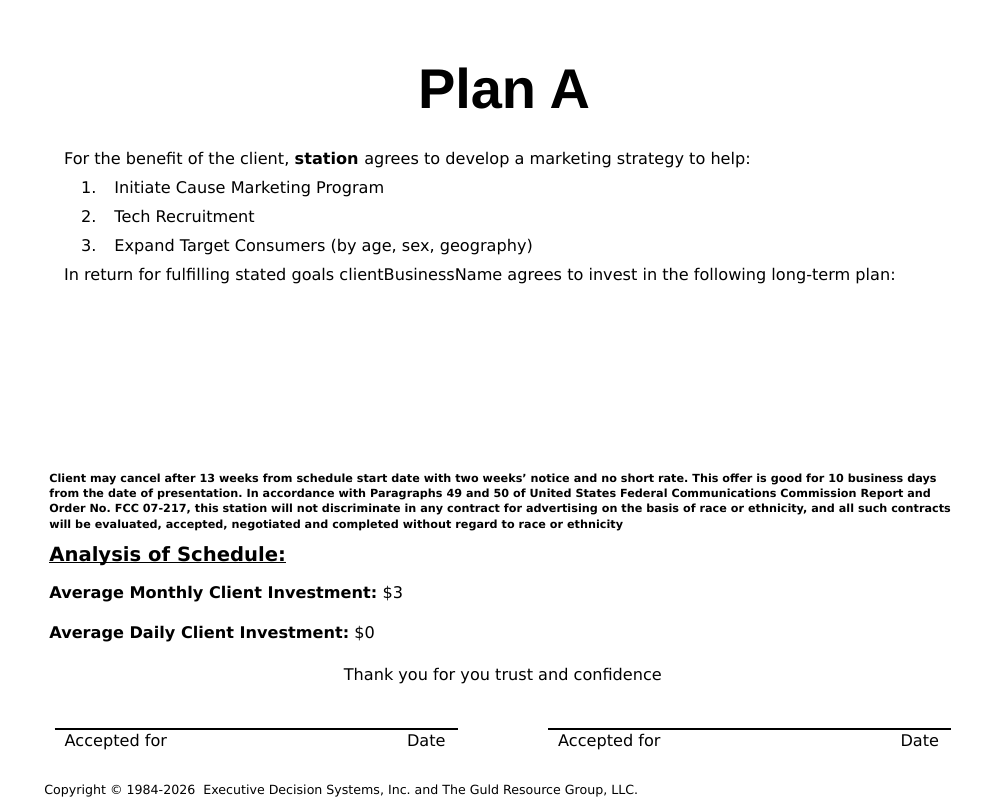
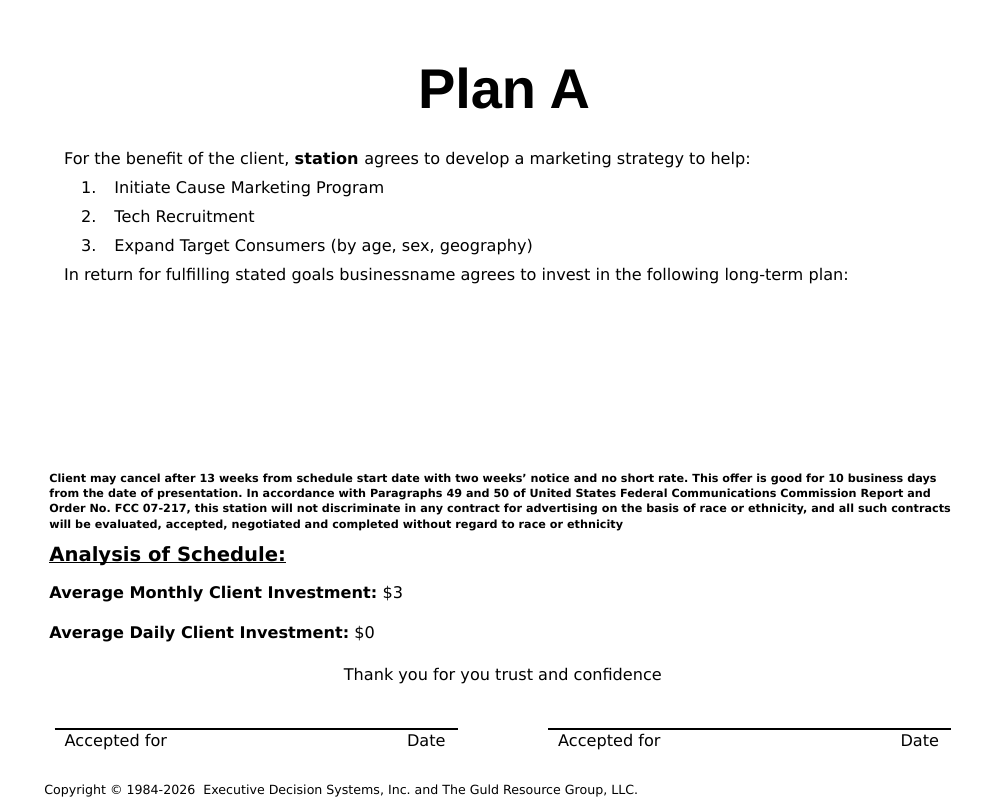
Before and after one commit to hintonandrew510/wizardfrontend, a slide deck: slide 34 of mavenprojectSCR/src/main/resources/powerpointtemplate/tv.pptx. Drawn at 1008x806 pixels with LibreOffice and Linux fonts; fonts in the diff are those of the drawing; background and template pictures are left out. Boxes give left, top, right and bottom in pixels: in the first picture for what was removed or moved away, otherwise in the second. Text is boxed around its words. In the diff, an @@ line names an element or a change of style, - is before the commit and + after.

```diff
--- a/mavenprojectSCR/src/main/resources/powerpointtemplate/tv.pptx
+++ b/mavenprojectSCR/src/main/resources/powerpointtemplate/tv.pptx
@@ text at (x1=64, y1=267, x2=849, y2=284): text changed @@
-In return for fulfilling stated goals clientBusinessName agrees to invest in the following long-term plan:
+In return for fulfilling stated goals businessname agrees to invest in the following long-term plan:
```
Also in this commit, not shown: 5 other files.
